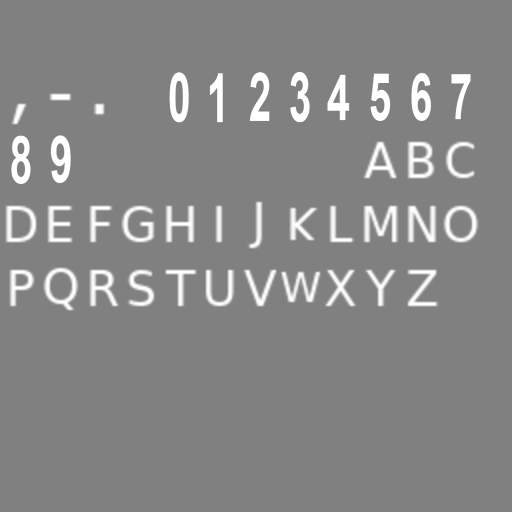
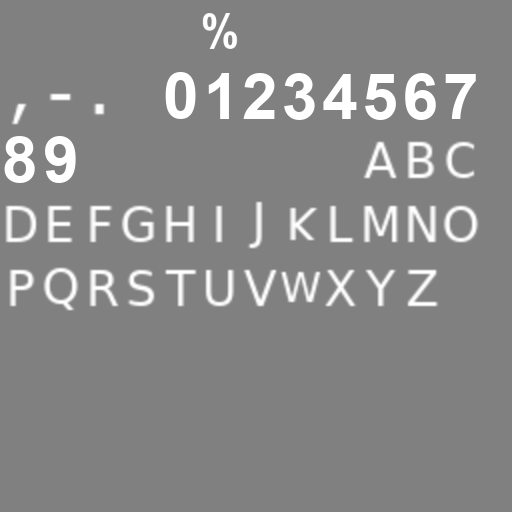
Comparing the layer stacks of the two w=512, h=512 images. Changes:
added layer "%" above "Layer #10" over [202, 13, 238, 49]
added layer "Layer #10" above "Pasted Layer #10" over [165, 72, 196, 119]
hid "Pasted Layer #10" over [169, 72, 189, 123]
added layer "Layer #9" above "Pasted Layer #9" over [208, 73, 229, 119]
hid "Pasted Layer #9" over [209, 73, 224, 123]
added layer "Layer #8" above "Pasted Layer #8" over [243, 73, 275, 119]
hid "Pasted Layer #8" over [249, 72, 270, 121]
added layer "Layer #7" above "Pasted Layer #7" over [284, 73, 315, 120]
hid "Pasted Layer #7" over [290, 72, 310, 123]
added layer "Layer #6" above "Pasted Layer #6" over [323, 74, 357, 119]
hid "Pasted Layer #6" over [327, 74, 350, 121]
added layer "Layer #5" above "Pasted Layer #5" over [365, 74, 396, 120]
hid "Pasted Layer #5" over [370, 73, 391, 121]
added layer "Layer #4" above "Layer #3" over [405, 73, 436, 120]
added layer "Layer #3" above "Pasted Layer #4" over [445, 74, 476, 119]
hid "Pasted Layer #4" over [411, 72, 432, 122]
hid "Pasted Layer #3" over [451, 74, 471, 120]
added layer "Layer" above "Pasted Layer" over [4, 136, 35, 183]
hid "Pasted Layer" over [11, 135, 31, 184]
hid "Pasted Layer #1" over [50, 135, 71, 184]
added layer "Layer #2" above "font.png" over [45, 136, 76, 183]
